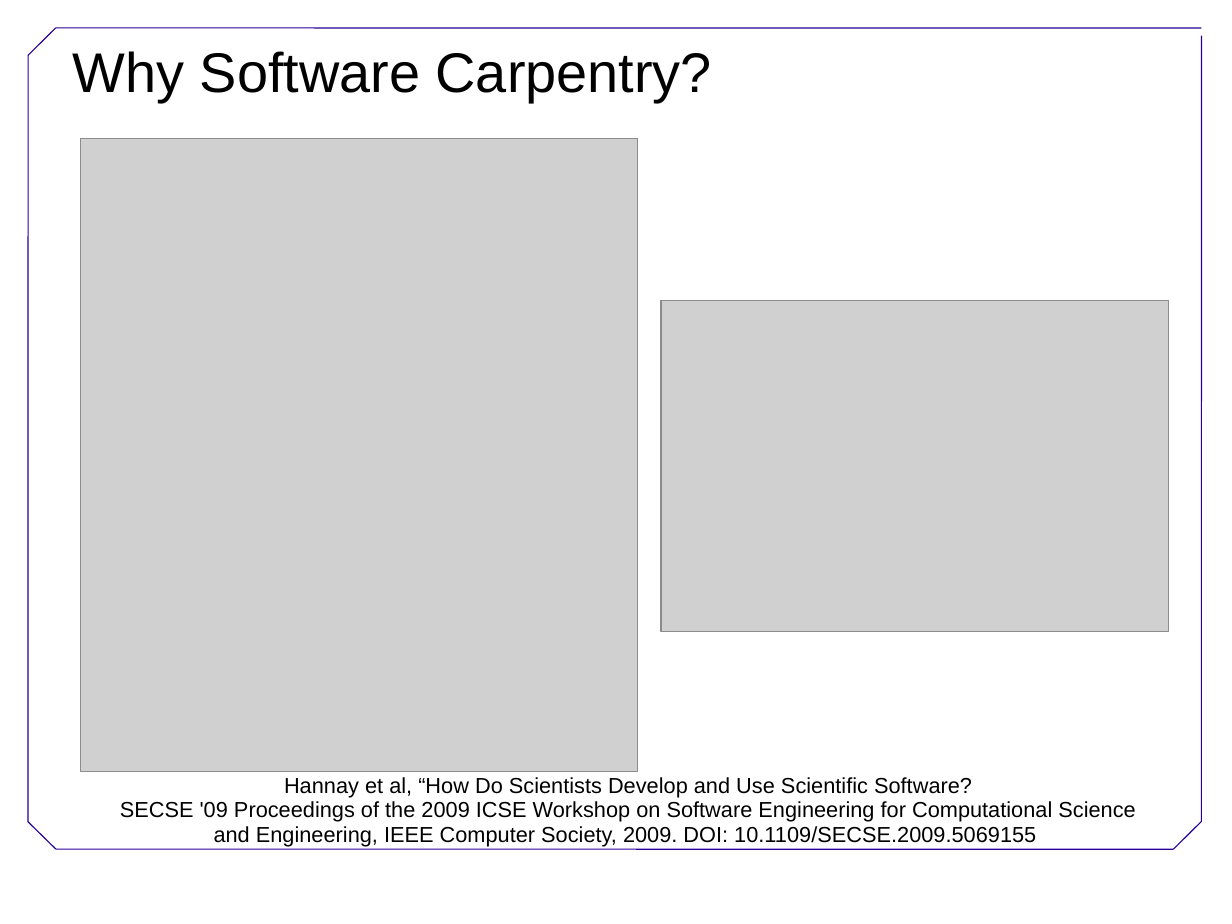
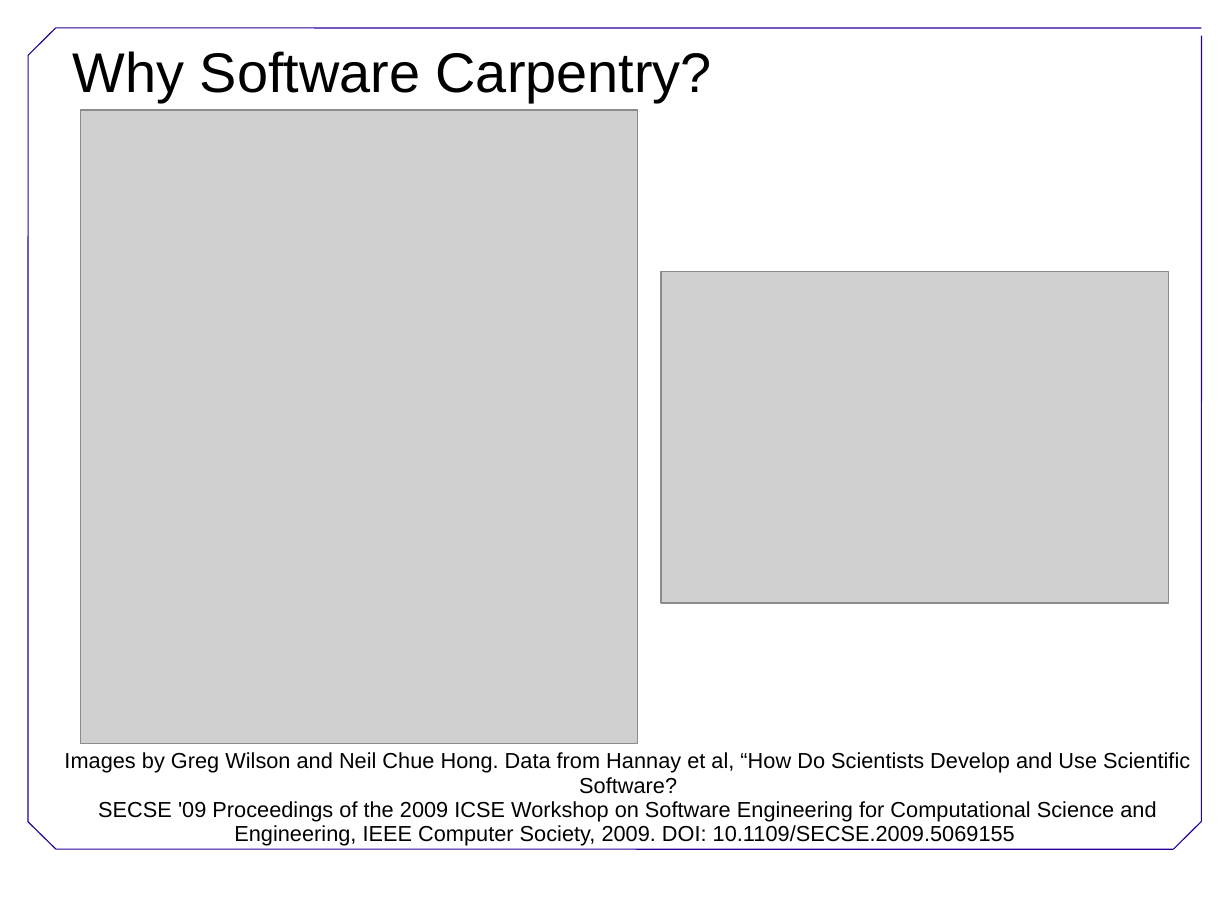
Before and after one commit to swcarpentry/DEPRECATED-boot-camps, a slide deck: slide 2 of Conclusion.ppt. Drawn at 1232x924 pixels with LibreOffice and Linux fonts; fonts in the diff are those of the drawing; grey boxes stand for pictures; background and template pictures are left out. Boxes give left, top, right and bottom in pixels: in the first picture for what was removed or moved away, otherwise in the second. Text is boxed around its words. In the diff, an @@ line names an element or a change of style, - is before the commit and + after.

```diff
--- a/Conclusion.ppt
+++ b/Conclusion.ppt
@@ picture: place and size @@
-picture at [80,139,637,773]
+picture at [80,110,637,743]
@@ picture: place and size @@
-picture at [661,301,1168,632]
+picture at [661,272,1168,603]
@@ text "Images by Greg Wilson and ...": place and size @@
-text "Images by Greg Wilson and ..." at [120,777,1135,846]
+text "Images by Greg Wilson and ..." at [64,752,1190,846]
@@ text at [64,752,1190,794]: text changed @@
-Hannay et al, “How Do Scientists Develop and Use Scientific Software?
+Images by Greg Wilson and Neil Chue Hong. Data from Hannay et al, “How Do Scientists Develop and Use Scientific Software?
```
Also in this commit, not shown: 1 other slide changed, 1 slide added.
